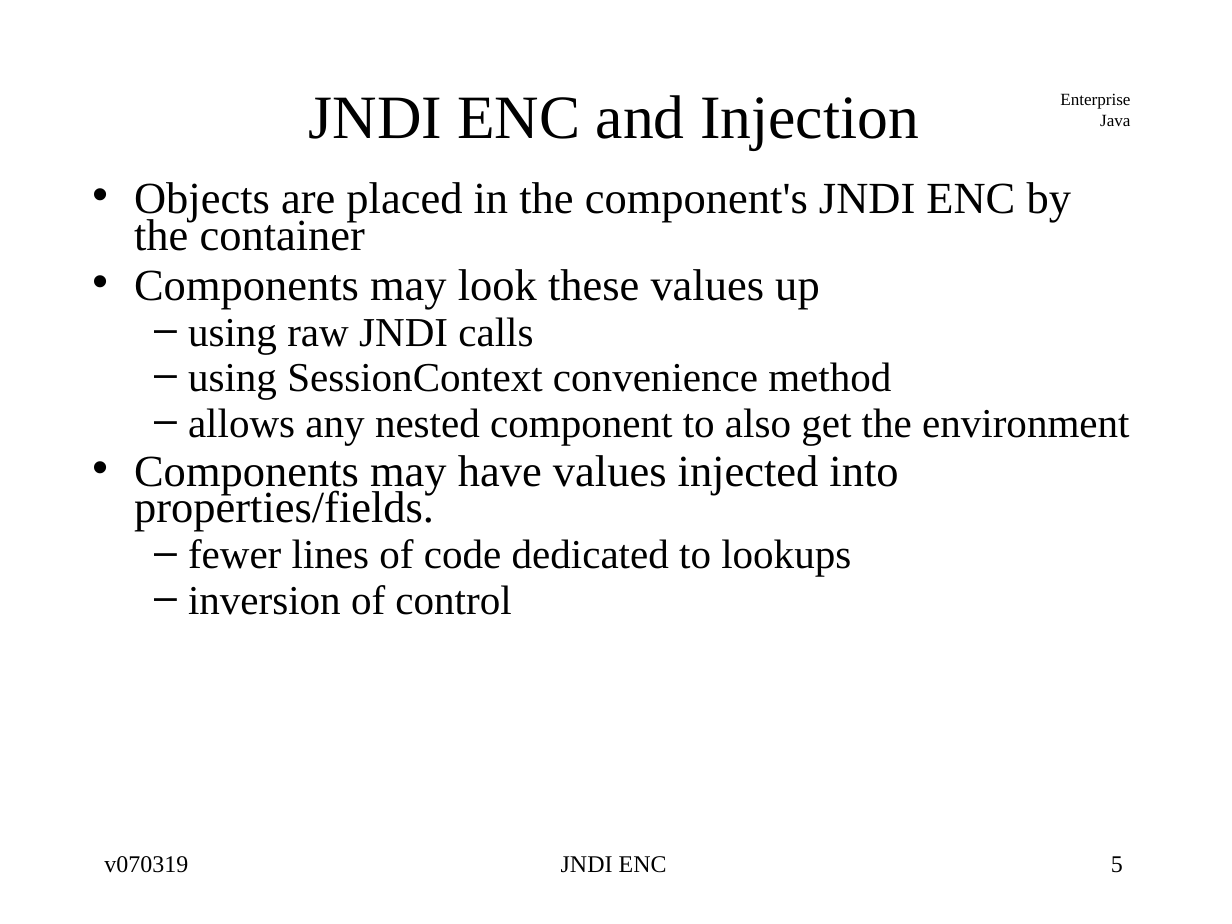
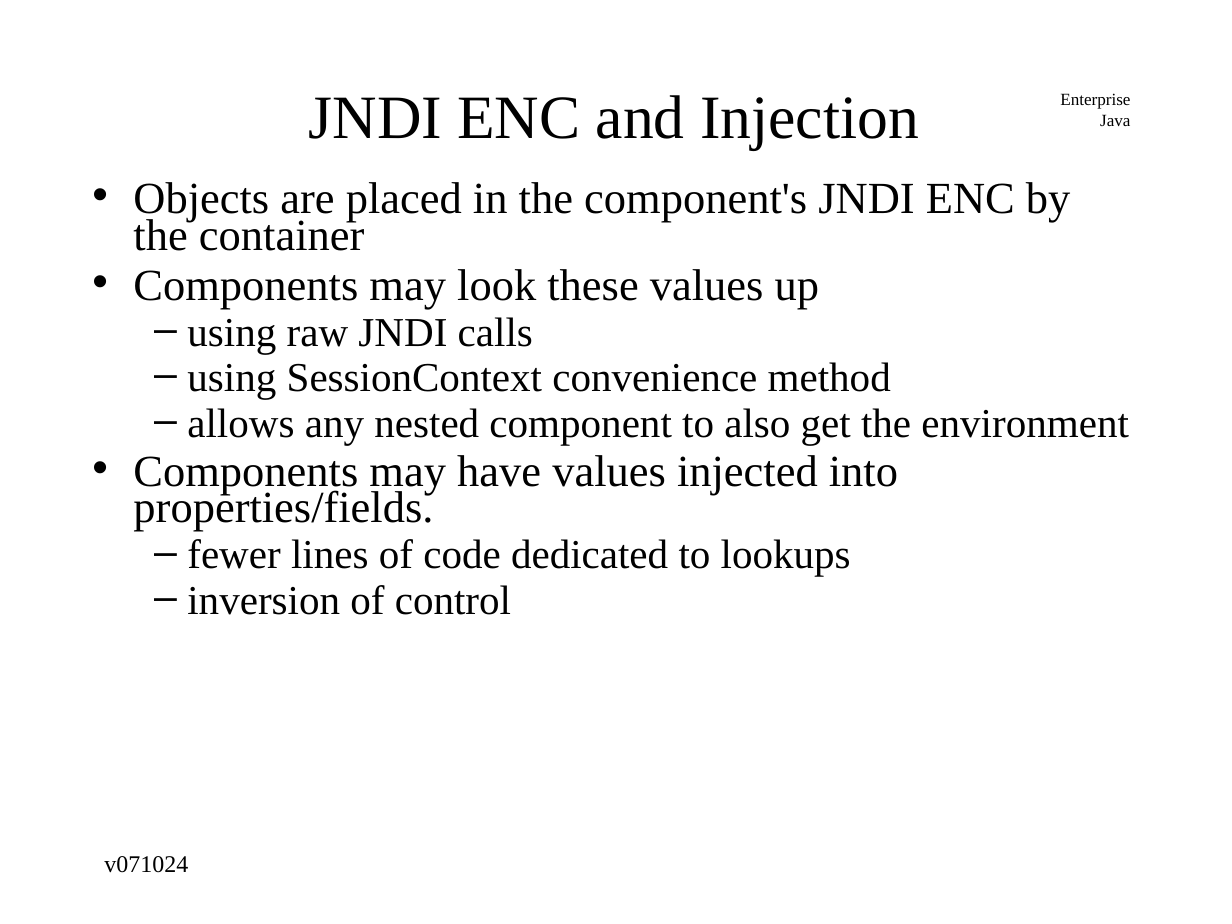
Before and after one commit to jcstaff/ejava-javaee, a slide deck: slide 5 of jndiDemo/src/site/resources/lectures/jndiENC.ppt. Drawn at 1232x924 pixels with LibreOffice and Linux fonts; fonts in the diff are those of the drawing. Boxes give left, top, right and bottom in pixels: in the first picture for what was removed or moved away, otherwise in the second. Text is boxed around its words. In the diff, an @@ line names an element or a change of style, - is before the commit and + after.

```diff
--- a/jndiDemo/src/site/resources/lectures/jndiENC.ppt
+++ b/jndiDemo/src/site/resources/lectures/jndiENC.ppt
@@ text "Objects are placed in the ..." at bbox=[133, 182, 1129, 615]: indent changed @@
@@ text at bbox=[104, 856, 188, 873]: text changed @@
-v070319
+v071024
@@ text removed at bbox=[561, 856, 667, 873] @@
-JNDI ENC
@@ page number removed at bbox=[1111, 856, 1123, 873] @@
-5
```
Also in this commit, not shown: 15 other slides changed, 9 other files.
